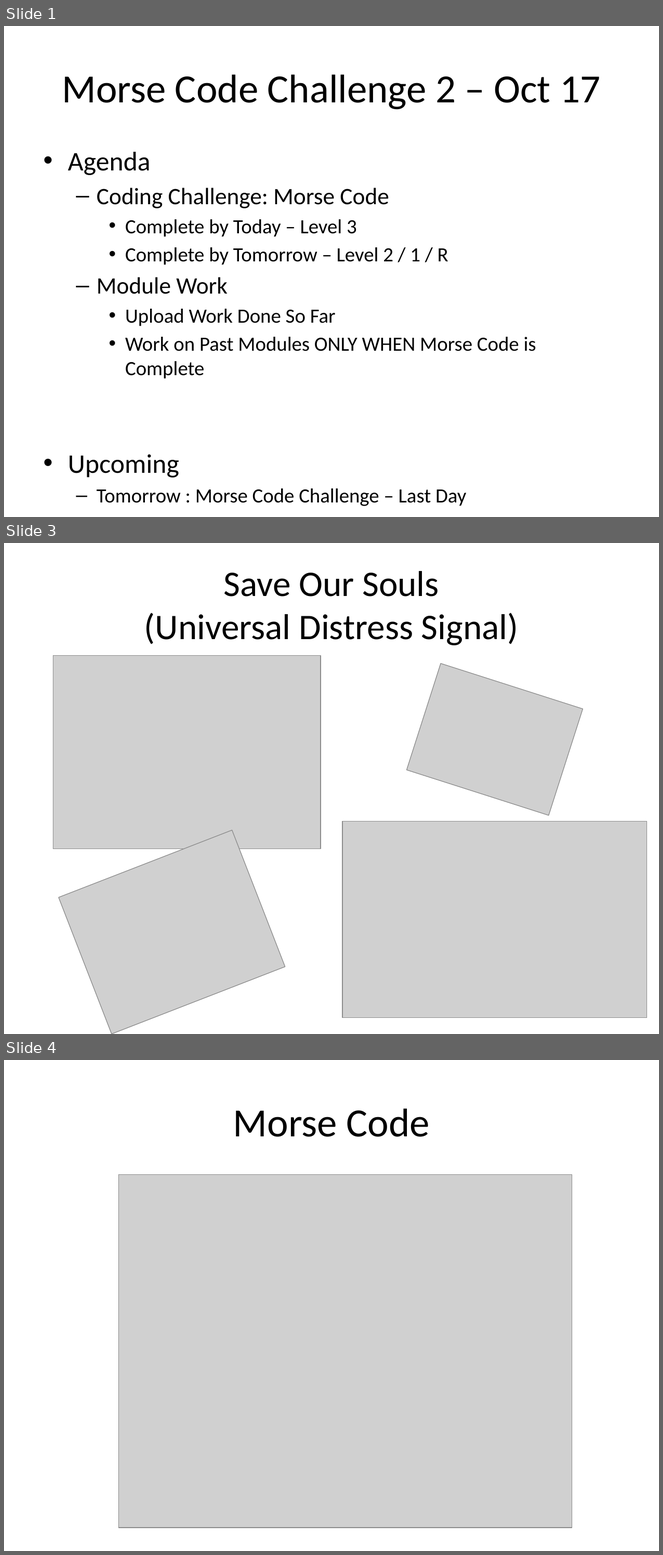
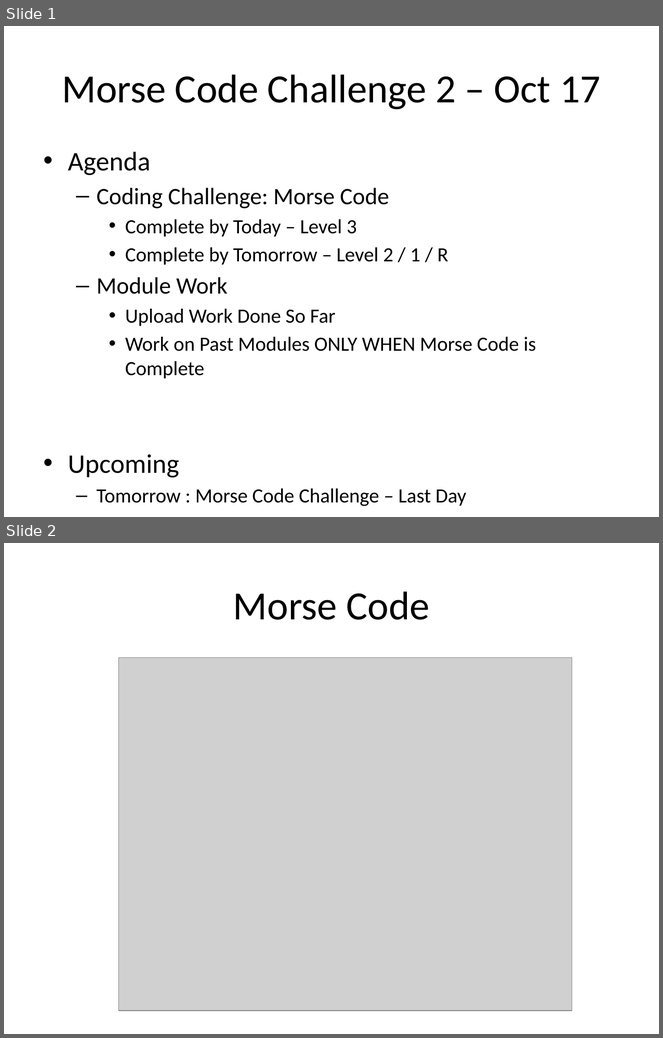
Before and after one commit to BirkaranGill/ICS3C0, a slide deck: Daily Agendas/Day7.2_MorseCodeChallange2_Oct17.pptx. Shown one above the other, each under a label of ours: slides 1, 3 and 4 before the commit, slides 1 and 2 after it; the slides between them are not shown. The pictures are 663x1555 and 663x1038 pixels, drawn with LibreOffice and Linux fonts; fonts in the diff are those of the drawing; grey boxes stand for pictures. Boxes give left, top, right and bottom in pixels: in the first picture for what was removed or moved away, otherwise in the second. Text is boxed around its words. In the diff, an @@ line names an element or a change of style, - is before the commit and + after.

```diff
--- a/Daily Agendas/Day7.2_MorseCodeChallange2_Oct17.pptx
+++ b/Daily Agendas/Day7.2_MorseCodeChallange2_Oct17.pptx
@@ slide 3 removed at box(4, 543, 659, 1034), background #FFFFFF @@
@@ title removed at box(144, 571, 519, 645) @@
-Save Our Souls
-(Universal Distress Signal)
@@ picture removed at box(53, 656, 321, 849) @@
@@ picture removed at box(406, 664, 583, 816) @@
@@ picture removed at box(343, 822, 647, 1018) @@
@@ picture removed at box(59, 830, 285, 1034) @@
@@ what was slide 4 is now slide 2 @@
```
Also in this commit, not shown: 3 slides added, 2 other slides removed, 1 other file.
